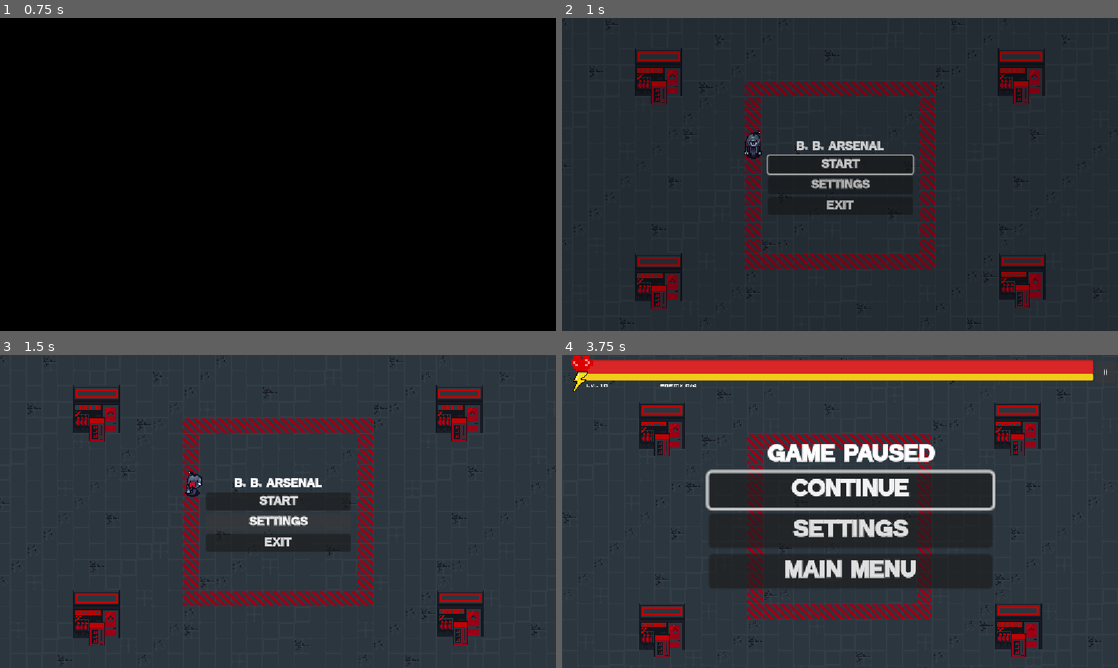
Above: before the commit, frames 1-4 (two rows, left to right).
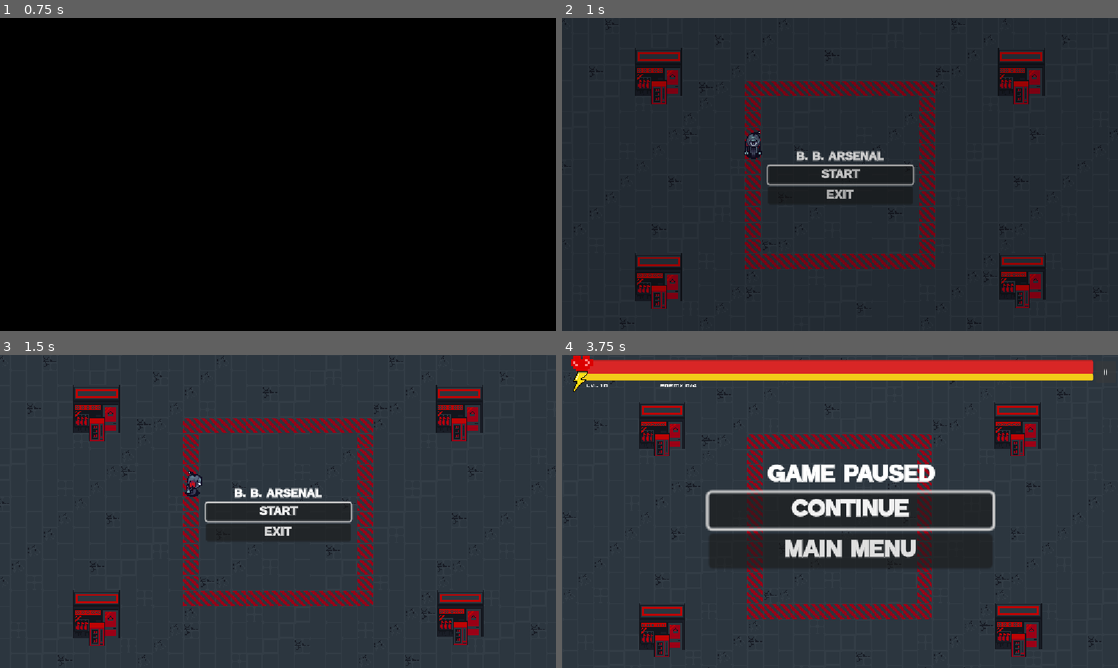
Above: after the commit, the same moments.

Repository: Oncomito/BBArsenal
Game: Godot game, scene res://scenes/ui/splash.tscn
Same seed, same stepped clock (60 frames per second), same inputs: the game is played once before the commit and once after it.
Inputs (mouse positions are in pixels of both pictures, inside the frame that each line leads up to):
- Up to frame 1 (0.75 s): tap Enter (kb_enter) at 0.5 s; move the mouse to (400, 158) at 0.52 s; hold D (player_right) from 0.53 s (still down); hold Enter (kb_enter) from 0.53 s (still down); click (400, 158) at 0.67 s
- Up to frame 2 (1 s): keep holding D (player_right); keep holding Enter (kb_enter)
- Up to frame 3 (1.5 s): release D (player_right) at 1.25 s; release Enter (kb_enter) at 1.25 s; click (278, 520) at 1.25 s, where only the run before the commit has a clickable "Settings"
- Up to frame 4 (3.75 s): click "Start" at 2 s; click "Levels" at 2.75 s; click "=" at 3.5 s

Frame 1 is identical in both runs. In frame 2, 1.9% of the frame differs, in the area x 36-64%, y 39-62%; in frame 3, 2.1%; in frame 4, 10%, in the area x 25-78%, y 28-75%.

Commit message:
hapus itu settings

Diff:
--- a/scenes/ui/main_menu.tscn
+++ b/scenes/ui/main_menu.tscn
@@ -47,16 +47,10 @@
 theme_override_fonts/font = SubResource("FontVariation_jcdy3")
 text = "Start"
 
-[node name="Settings" type="Button" parent="VBoxContainer" unique_id=777538815]
-layout_mode = 2
-theme_override_fonts/font = ExtResource("1_rxvc7")
-text = "Settings"
-
 [node name="Exit" type="Button" parent="VBoxContainer" unique_id=260376871]
 layout_mode = 2
 theme_override_fonts/font = ExtResource("1_rxvc7")
 text = "exit"
 
 [connection signal="pressed" from="VBoxContainer/Start" to="." method="_on_start_pressed"]
-[connection signal="pressed" from="VBoxContainer/Settings" to="." method="_on_settings_pressed"]
 [connection signal="pressed" from="VBoxContainer/Exit" to="." method="_on_exit_pressed"]
--- a/scenes/ui/pause_menu.tscn
+++ b/scenes/ui/pause_menu.tscn
@@ -37,16 +37,10 @@
 theme_override_fonts/font = SubResource("FontVariation_6tw0m")
 text = "Continue"
 
-[node name="Settings" type="Button" parent="VBoxContainer" unique_id=136314136]
-layout_mode = 2
-theme_override_fonts/font = ExtResource("1_rxvc7")
-text = "Settings"
-
 [node name="MainMenu" type="Button" parent="VBoxContainer" unique_id=176293138]
 layout_mode = 2
 theme_override_fonts/font = ExtResource("1_rxvc7")
 text = "main menu"
 
 [connection signal="pressed" from="VBoxContainer/Continue" to="." method="_on_continue_pressed"]
-[connection signal="pressed" from="VBoxContainer/Settings" to="." method="_on_settings_pressed"]
 [connection signal="pressed" from="VBoxContainer/MainMenu" to="." method="_on_main_menu_pressed"]
Binary file changed: assets/images/splash_screen.png
